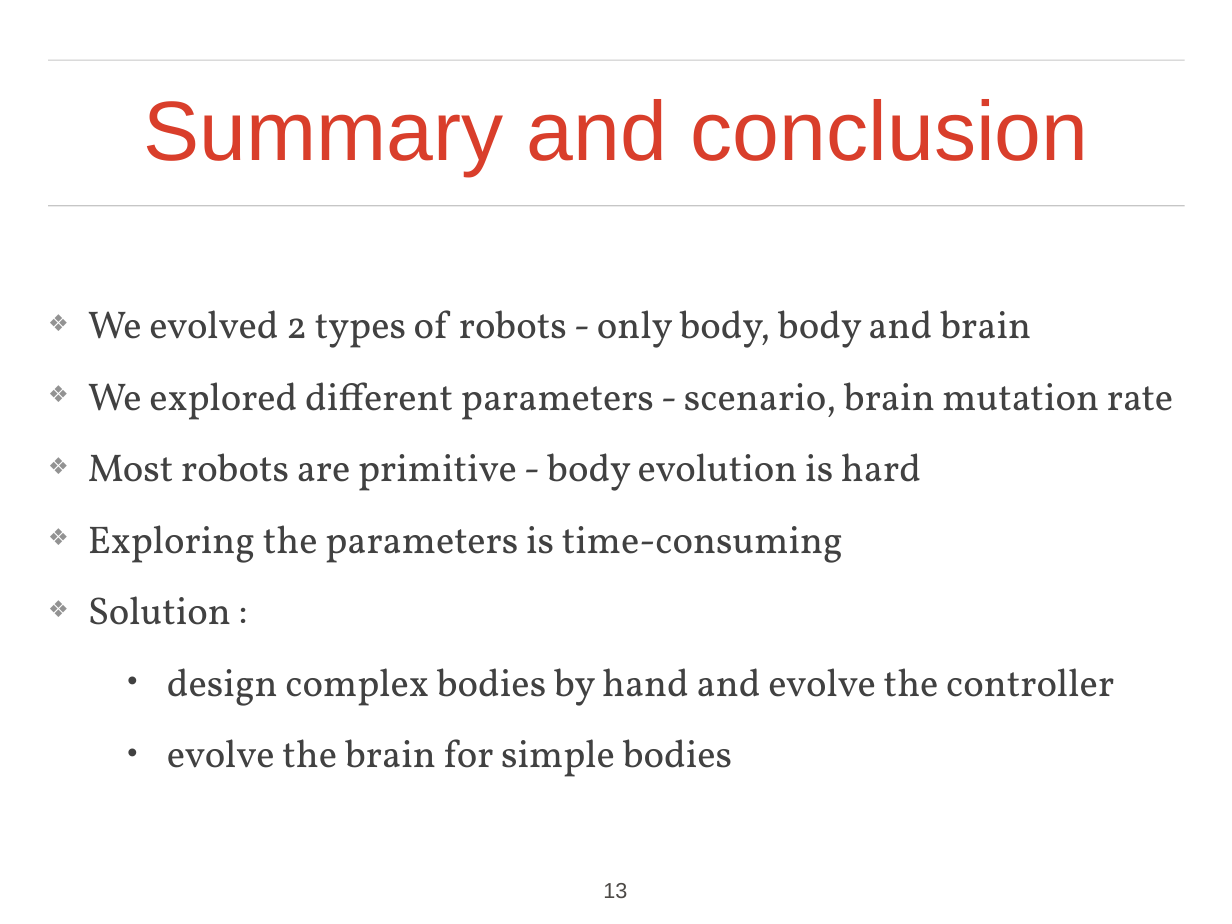
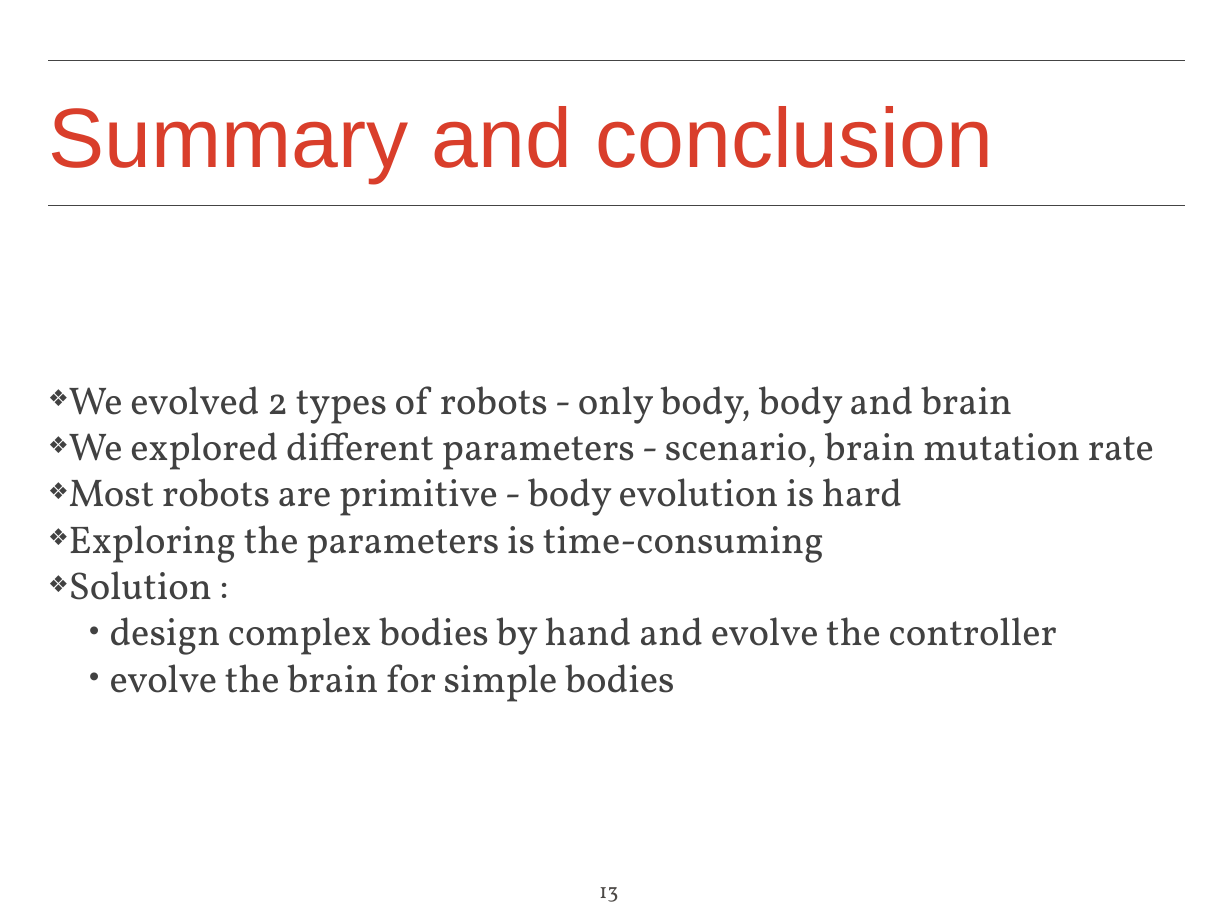
Before and after one commit to iulialexandra/evorobo, a slide deck: slide 13 of presentation_pp.pptx. Drawn at 1232x924 pixels with LibreOffice and Linux fonts; fonts in the diff are those of the drawing; background and template pictures are left out. Boxes give left, top, right and bottom in pixels: in the first picture for what was removed or moved away, otherwise in the second. Text is boxed around its words. In the diff, an @@ line names an element or a change of style, - is before the commit and + after.

```diff
--- a/presentation_pp.pptx
+++ b/presentation_pp.pptx
@@ text "Summary and conclusion" at (x1=48, y1=106, x2=993, y2=182): alignment centre to left; line spacing 0.9 to 1; less space between paragraphs @@
@@ freeform shape removed at (x1=49, y1=60, x2=1185, y2=60) @@
@@ rectangle added at (x1=49, y1=60, x2=1185, y2=60), outline #444444 0.99 pt @@
@@ freeform shape removed at (x1=49, y1=206, x2=1185, y2=206) @@
@@ rectangle added at (x1=49, y1=206, x2=1185, y2=206), outline #444444 0.99 pt @@
@@ text "We evolved 2 types of ..." at (x1=69, y1=386, x2=1154, y2=702): size 32 to 32.1 pt; indent changed; less space between paragraphs @@
@@ page number at (x1=599, y1=887, x2=618, y2=902): font Arial to Vollkorn; alignment centre to left @@
```
Also in this commit, not shown: 14 other slides changed.
